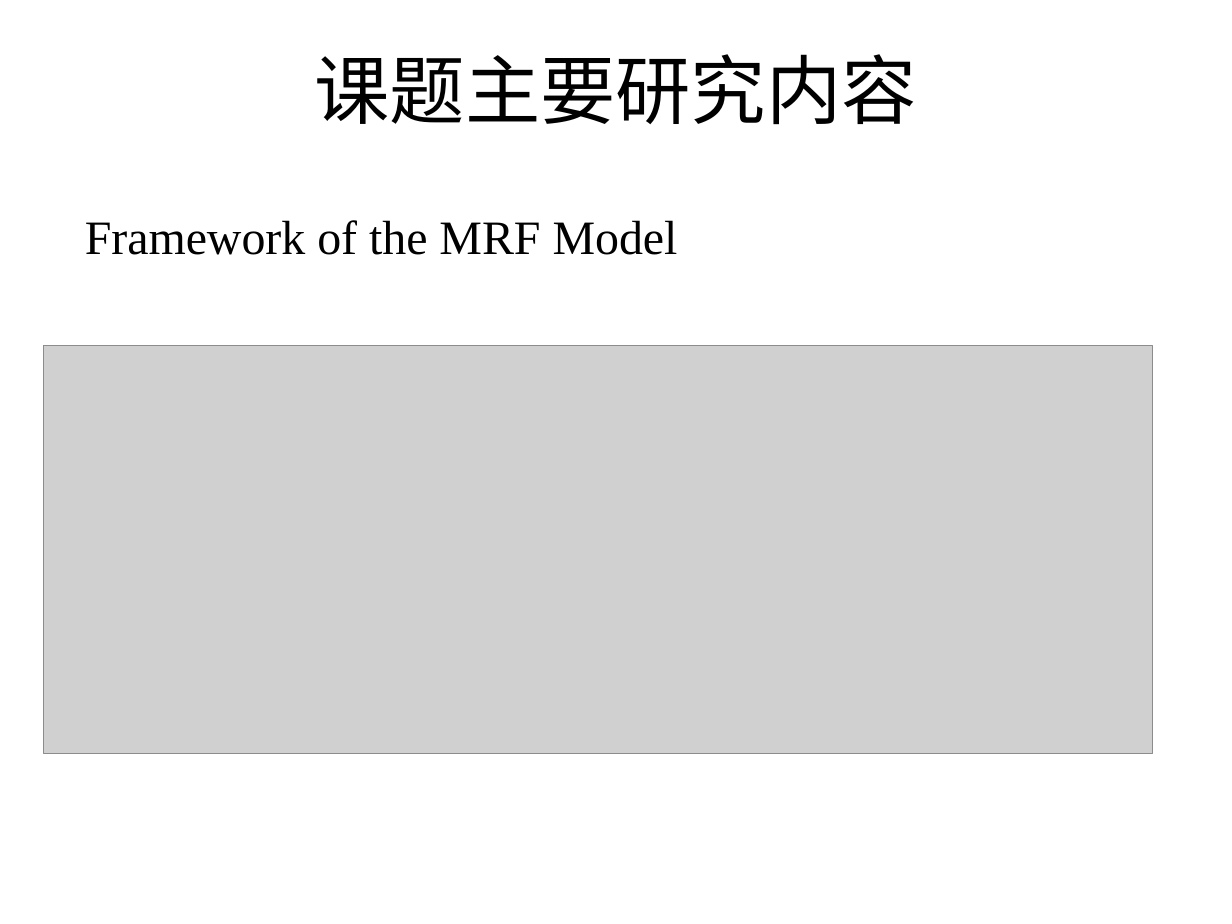
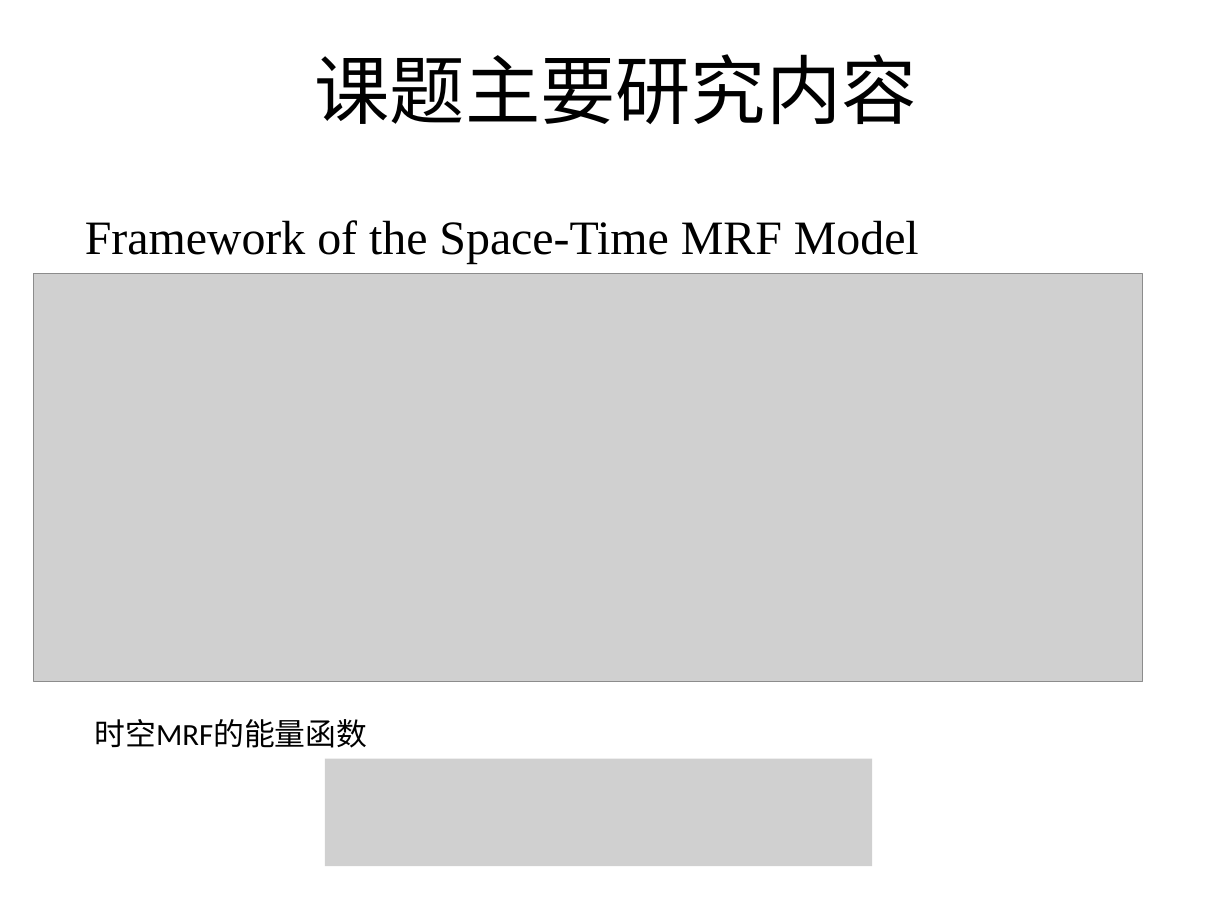
Before and after one commit to lftongheat/GraduateThesis, a slide deck: slide 3 of doc/论文中期报告-刘凤桐.pptx. Drawn at 1232x924 pixels with LibreOffice and Linux fonts; fonts in the diff are those of the drawing; grey boxes stand for pictures; background and template pictures are left out. Boxes give left, top, right and bottom in pixels: in the first picture for what was removed or moved away, otherwise in the second. Text is boxed around its words. In the diff, an @@ line names an element or a change of style, - is before the commit and + after.

```diff
--- a/doc/论文中期报告-刘凤桐.pptx
+++ b/doc/论文中期报告-刘凤桐.pptx
@@ text at (x1=85, y1=220, x2=919, y2=263): text changed @@
-Framework of the MRF Model
+Framework of the Space-Time MRF Model
@@ picture moved from (x1=43, y1=346, x2=1152, y2=754) to (x1=34, y1=274, x2=1143, y2=681) @@
@@ text added at (x1=94, y1=719, x2=367, y2=748), 18 pt, text #000000 @@
+时空MRF的能量函数
@@ picture added at (x1=325, y1=759, x2=872, y2=866) @@
```
Also in this commit, not shown: 4 other slides changed, 41 other files.
